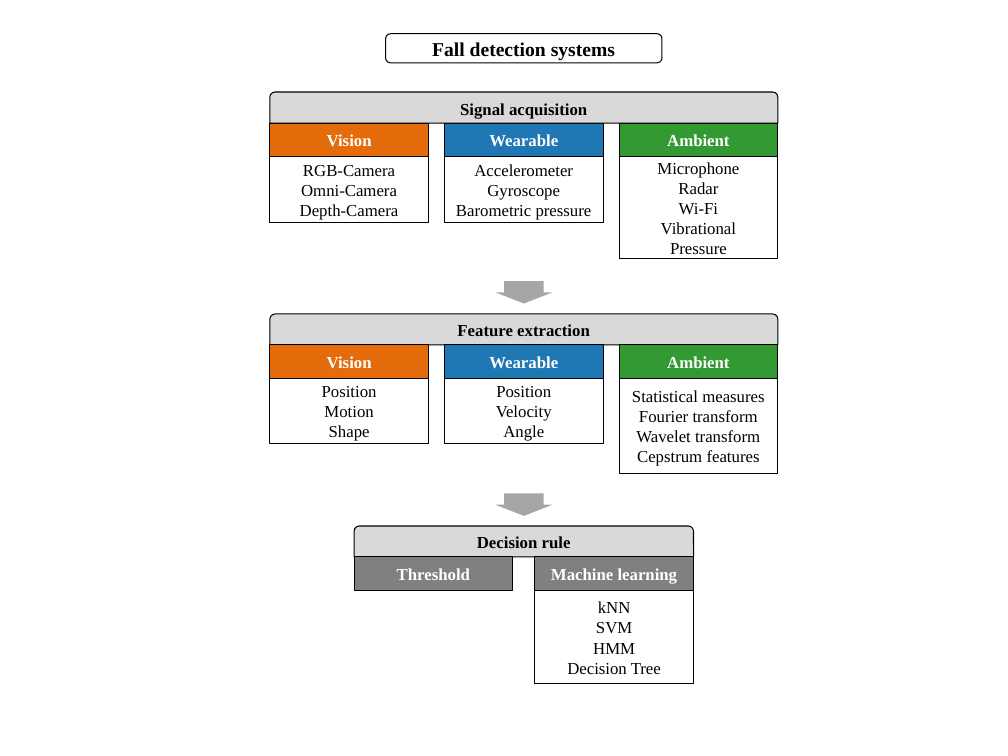
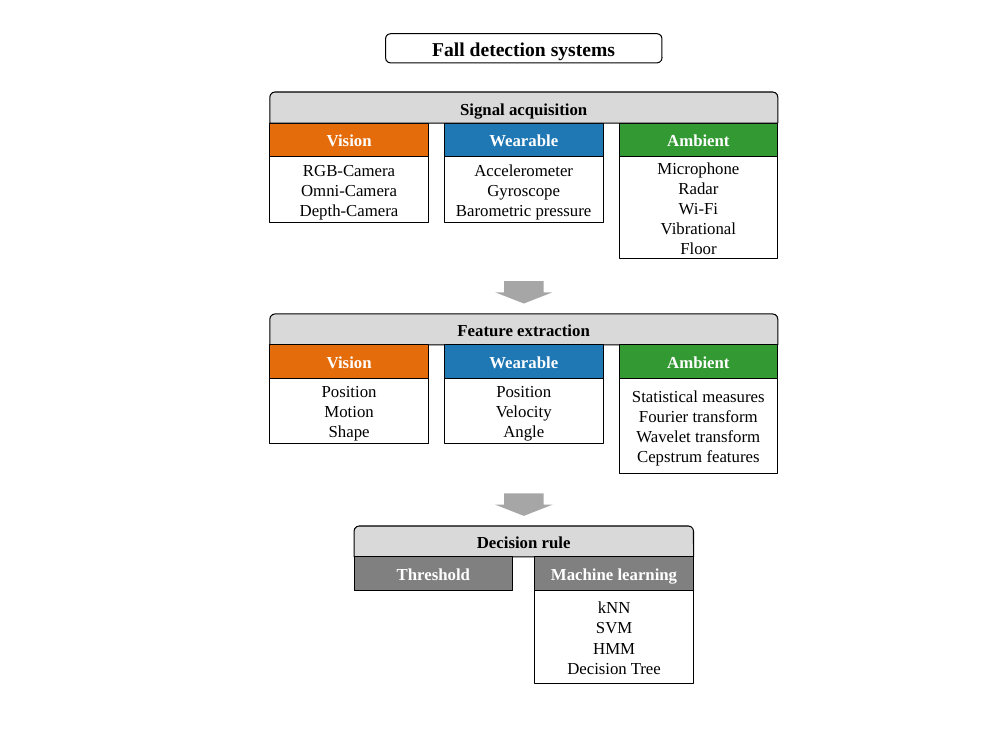
Before and after one commit to lminvielle/soutenance, a slide deck: slide 2 of images/ppt/schemas.pptx. Drawn at 1008x756 pixels with LibreOffice and Linux fonts; fonts in the diff are those of the drawing. Boxes give left, top, right and bottom in pixels: in the first picture for what was removed or moved away, otherwise in the second. Text is boxed around its words. In the diff, an @@ line names an element or a change of style, - is before the commit and + after.

```diff
--- a/images/ppt/schemas.pptx
+++ b/images/ppt/schemas.pptx
@@ text in rectangle at box(680, 242, 716, 259): text changed @@
-Pressure
+Floor
```
Also in this commit, not shown: 21 other files.
